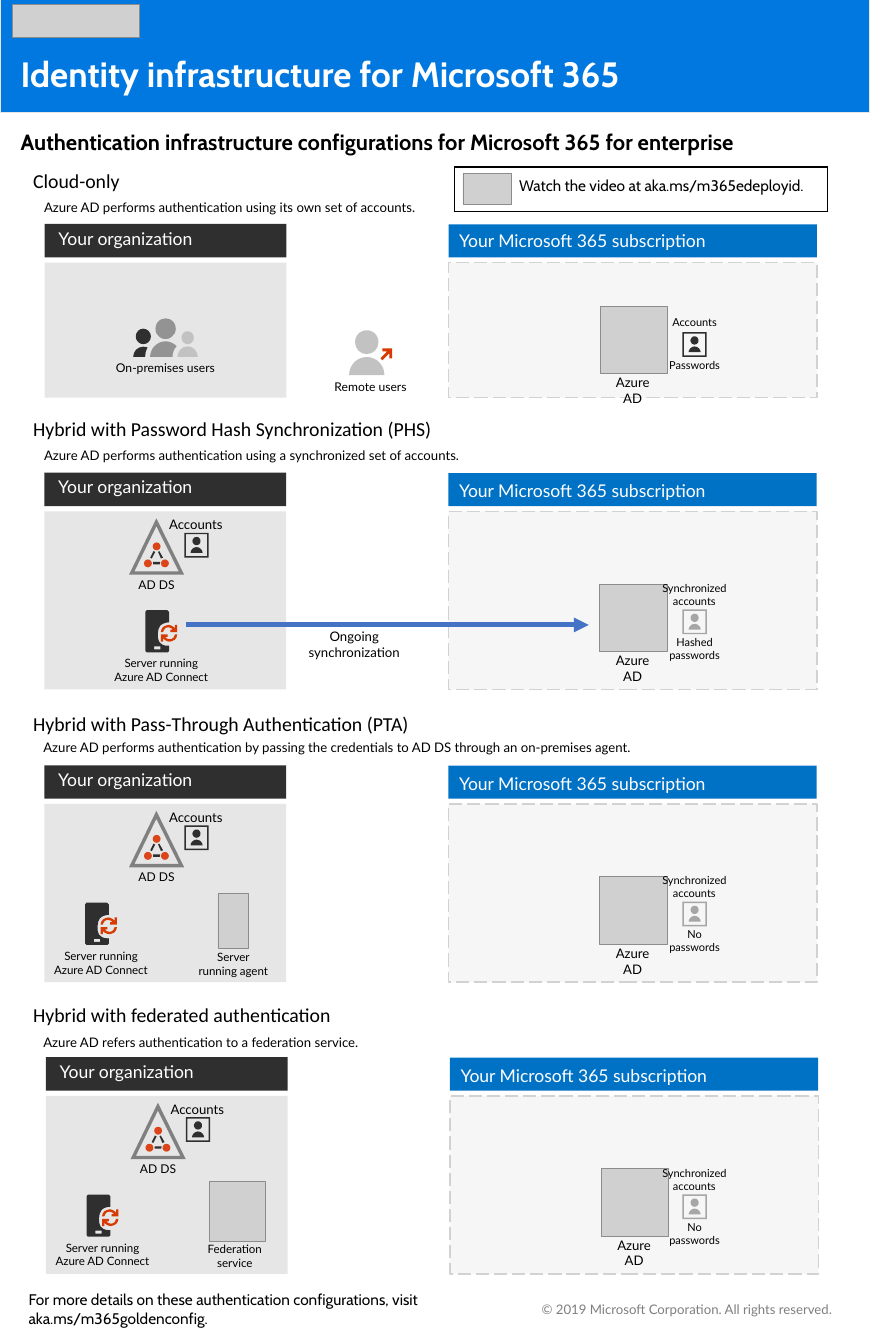
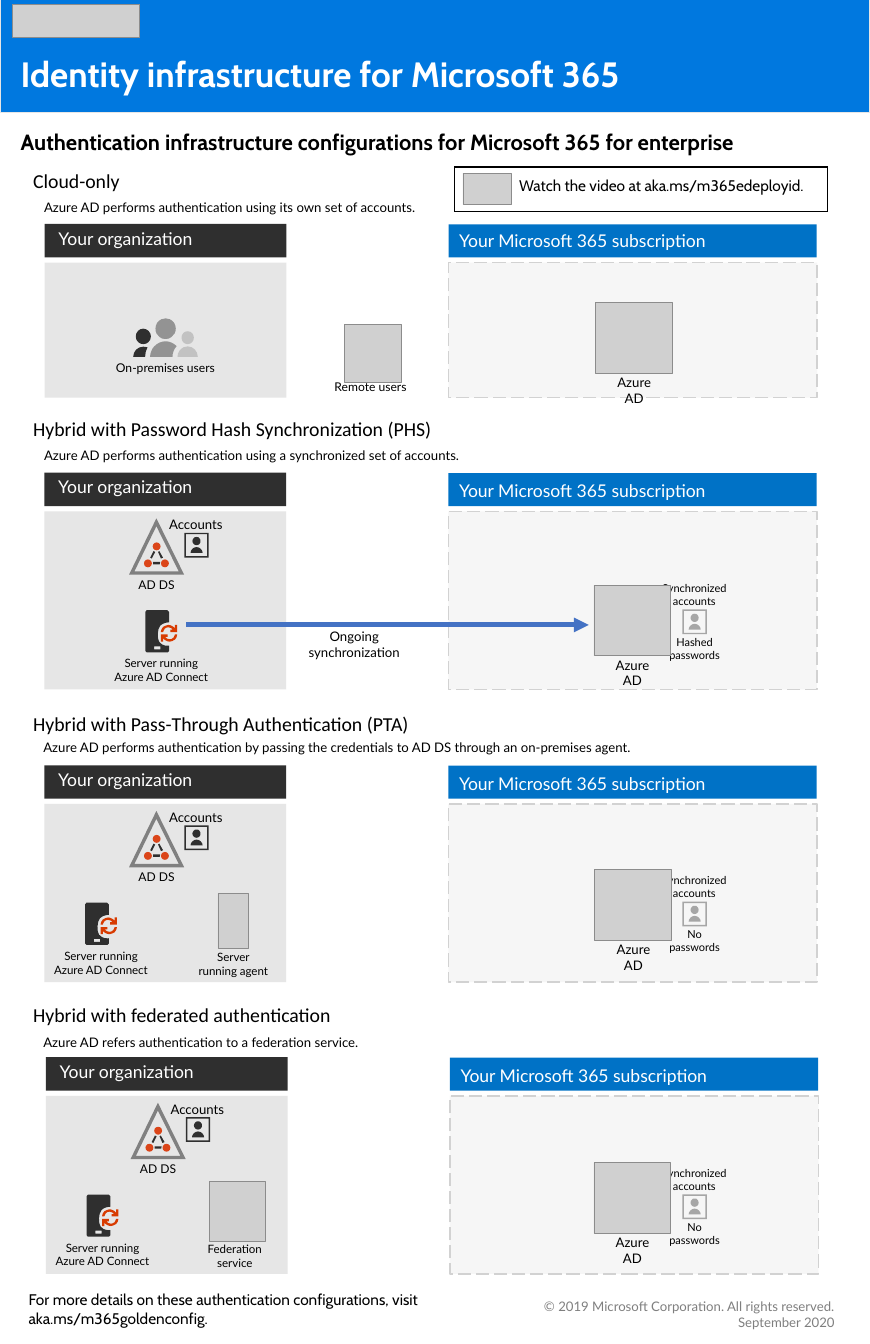
Before and after one commit to MicrosoftDocs/microsoft-365-docs, a slide deck: slide 2 of microsoft-365/downloads/m365e-identity-infra.pptx. Drawn at 870x1344 pixels with LibreOffice and Linux fonts; fonts in the diff are those of the drawing; grey boxes stand for pictures. Boxes give left, top, right and bottom in pixels: in the first picture for what was removed or moved away, otherwise in the second. Text is boxed around its words. In the diff, an @@ line names an element or a change of style, - is before the commit and + after.

```diff
--- a/microsoft-365/downloads/m365e-identity-infra.pptx
+++ b/microsoft-365/downloads/m365e-identity-infra.pptx
@@ picture added at box(345, 325, 402, 382) @@
@@ picture: place and size @@
-picture at box(600, 306, 668, 373)
+picture at box(596, 303, 672, 374)
@@ freeform shape removed at box(349, 357, 384, 376) @@
@@ freeform shape removed at box(355, 331, 379, 354) @@
@@ freeform shape removed at box(380, 349, 392, 361) @@
@@ group removed at box(669, 318, 720, 369): 3 freeform shapes, 2 texts @@
-Accounts
-Passwords
@@ picture: place and size @@
-picture at box(600, 584, 667, 652)
+picture at box(594, 585, 671, 656)
@@ text "Azure AD": place and size @@
-text "Azure AD" at box(616, 655, 650, 681)
+text "Azure AD" at box(616, 660, 650, 685)
@@ picture: place and size @@
-picture at box(600, 877, 667, 944)
+picture at box(595, 870, 671, 941)
@@ text "Azure AD": place and size @@
-text "Azure AD" at box(616, 948, 650, 974)
+text "Azure AD" at box(617, 944, 651, 970)
@@ picture: place and size @@
-picture at box(601, 1169, 668, 1236)
+picture at box(594, 1163, 671, 1235)
@@ text at box(558, 1301, 834, 1314): alignment left to right @@
@@ text at box(738, 1317, 835, 1329): paragraph added @@
+September 2020
```
Also in this commit, not shown: 1 other slide changed, 2 other files.
